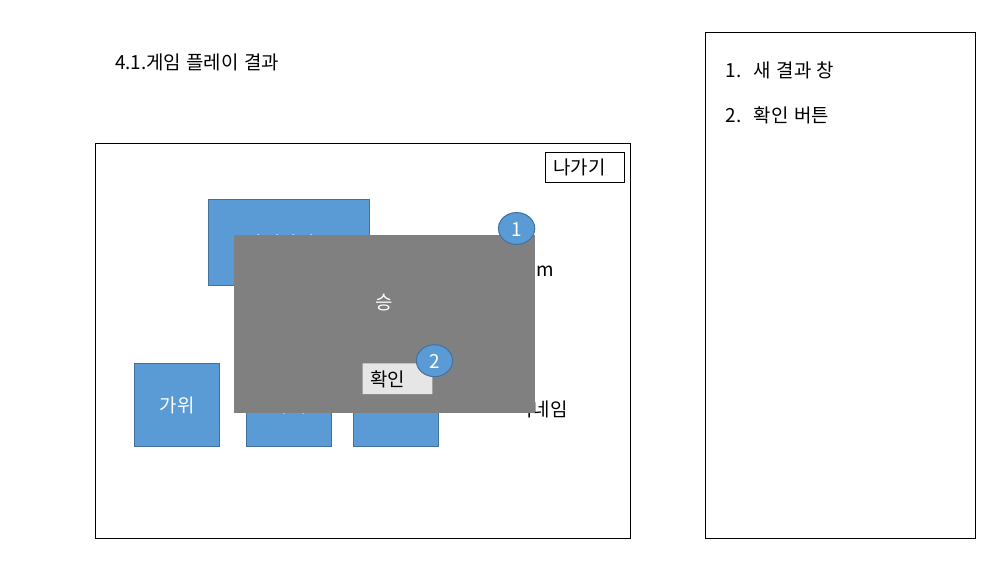
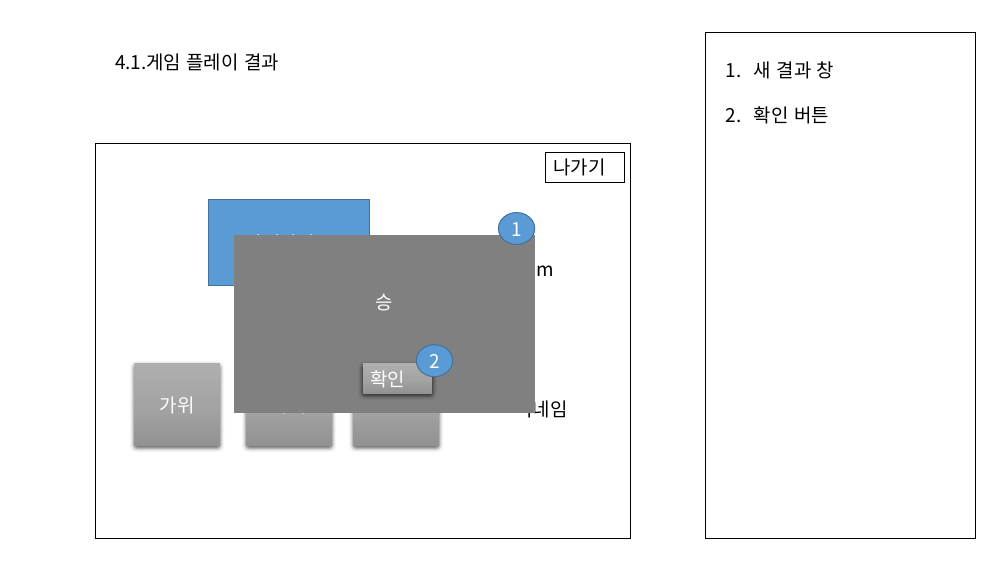
Before and after one commit to Hernameis/rockSissorsPaper_Online, a slide deck: slide 11 of StoryBoard.pptx (slide 10 before the commit). Drawn at 1008x567 pixels with LibreOffice and Linux fonts; fonts in the diff are those of the drawing. Boxes give left, top, right and bottom in pixels: in the first picture for what was removed or moved away, otherwise in the second. Text is boxed around its words. In the diff, an @@ line names an element or a change of style, - is before the commit and + after.

```diff
--- a/StoryBoard.pptx
+++ b/StoryBoard.pptx
@@ fill #5B9BD5 to gradient #AFAFAF to #A5A5A5 to #939393; outline #43739E 1 pt to none; shadow on in 3 elements at bbox=[135, 364, 220, 447], bbox=[247, 364, 332, 447], bbox=[353, 364, 439, 447] @@
@@ rectangle "확인" at bbox=[363, 364, 433, 395]: text colour #000000 to #FFFFFF; fill #E7E6E6 to gradient #AFAFAF to #A5A5A5 to #939393; shadow on @@
```
Also in this commit, not shown: 10 other slides changed, 1 slide added.
